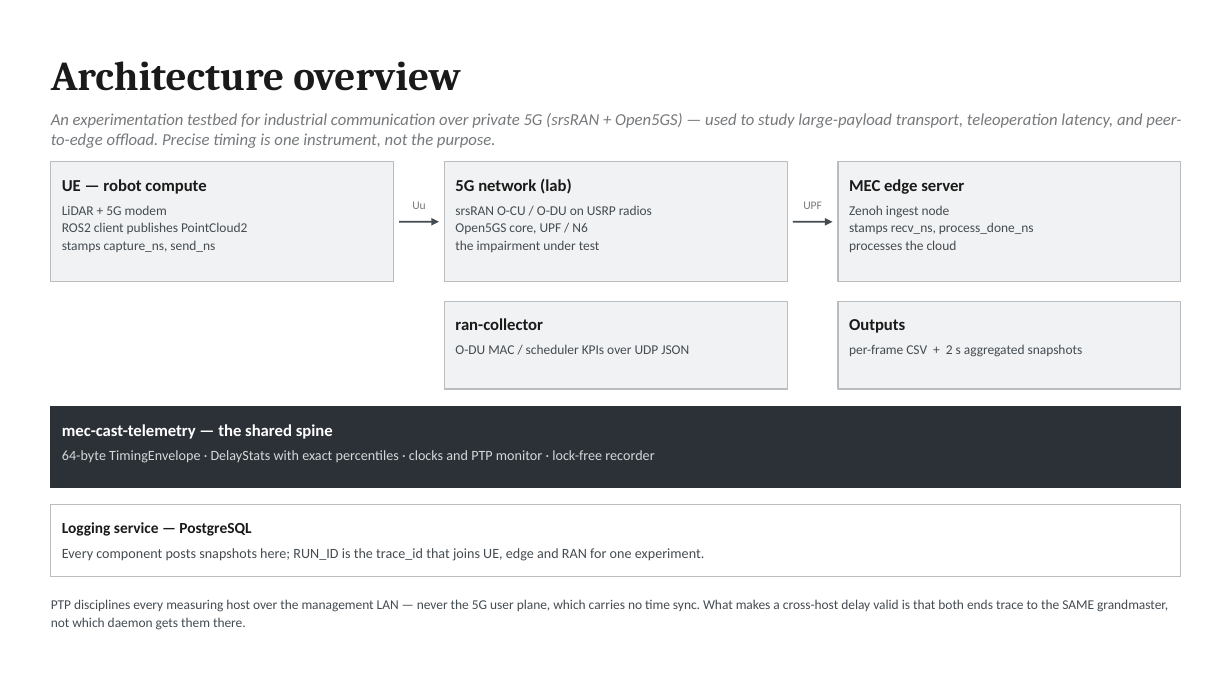
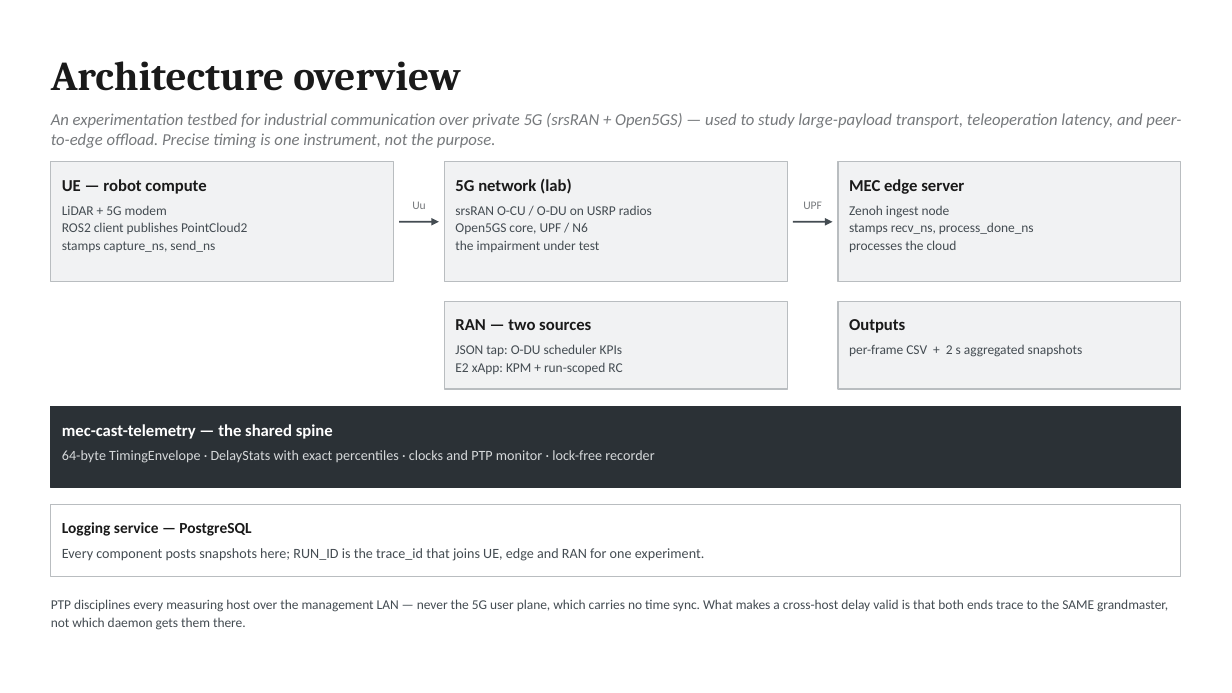
Before and after one commit to morosev/mec-cast, a slide deck: slide 1 of docs/slides/mec-cast-architecture.pptx. Drawn at 1232x693 pixels with LibreOffice and Linux fonts; fonts in the diff are those of the drawing. Boxes give left, top, right and bottom in pixels: in the first picture for what was removed or moved away, otherwise in the second. Text is boxed around its words. In the diff, an @@ line names an element or a change of style, - is before the commit and + after.

```diff
--- a/docs/slides/mec-cast-architecture.pptx
+++ b/docs/slides/mec-cast-architecture.pptx
@@ text at box(455, 319, 591, 330): text changed @@
-ran-collector
+RAN — two sources
@@ text at box(455, 344, 623, 374): text changed @@
-O-DU MAC / scheduler KPIs over UDP JSON
+JSON tap: O-DU scheduler KPIs
+E2 xApp: KPM + run-scoped RC
```
Also in this commit, not shown: 2 other slides changed, 1 slide added, 19 other files.
